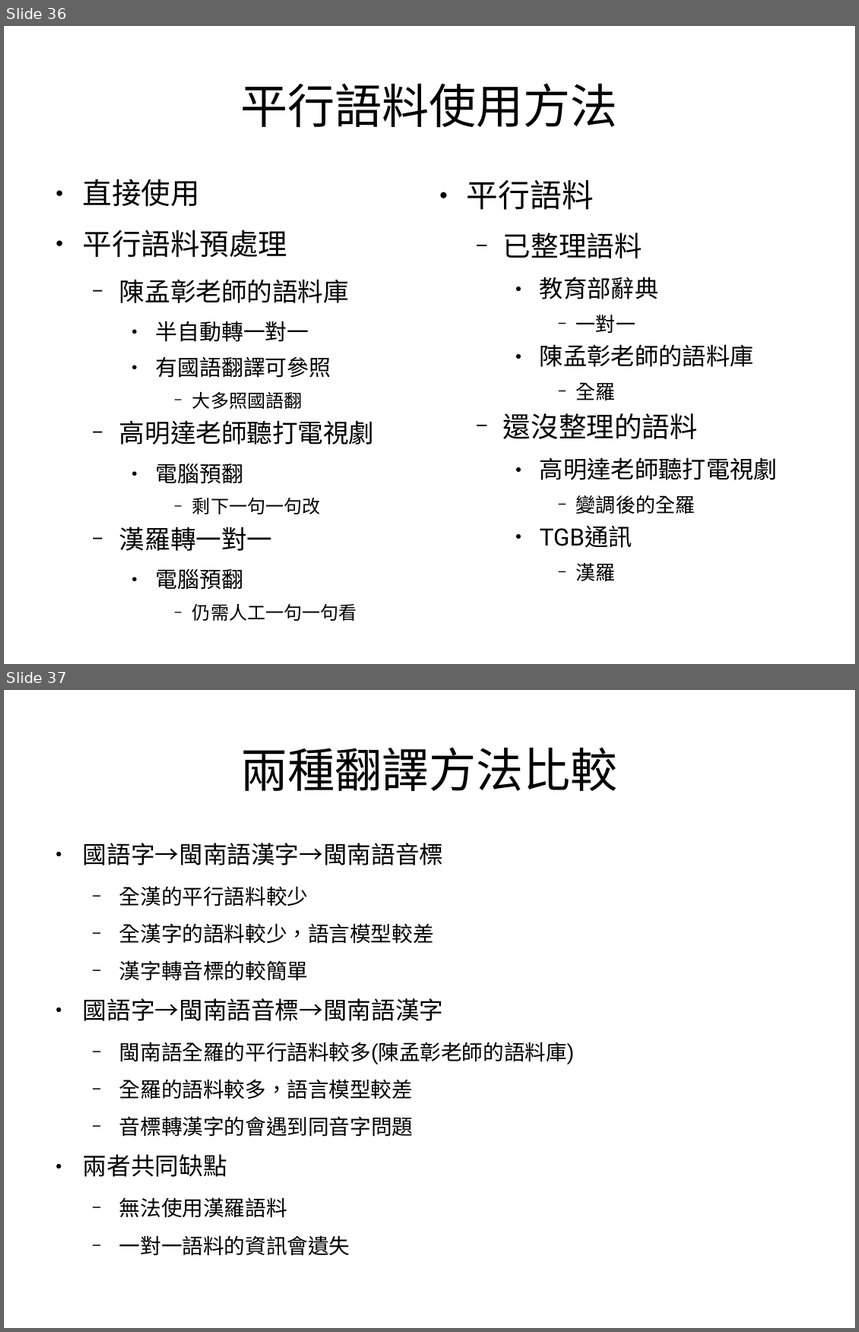
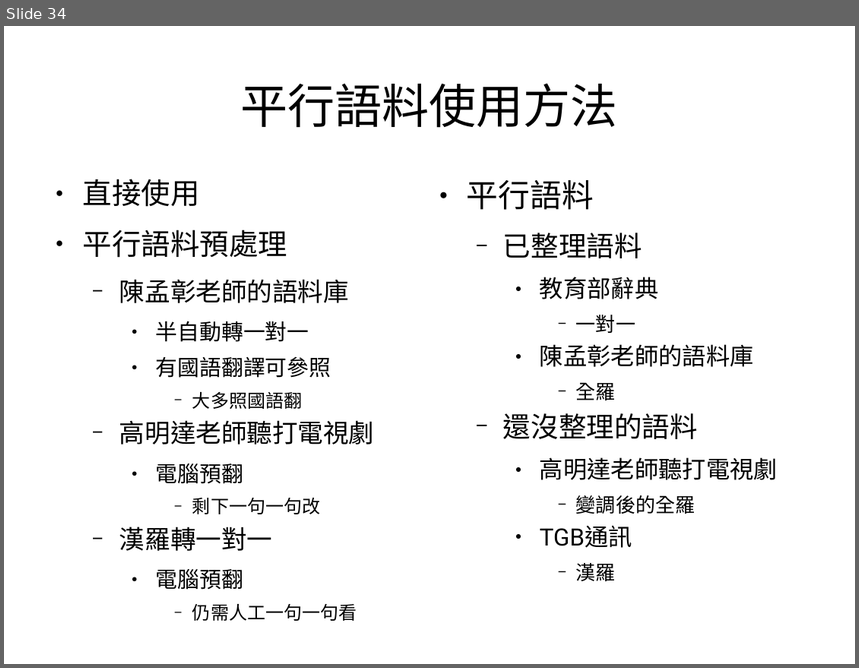
Before and after one commit to sih4sing5hong5/po3-ko3_tau5-iann2-phinn3, a slide deck: 翻譯報告.odp. Shown one above the other, each under a label of ours: slides 36 and 37 before the commit, slide 34 after it. The pictures are 859x1332 and 859x668 pixels, drawn with LibreOffice and Linux fonts; fonts in the diff are those of the drawing. Boxes give left, top, right and bottom in pixels: in the first picture for what was removed or moved away, otherwise in the second. Text is boxed around its words. In the diff, an @@ line names an element or a change of style, - is before the commit and + after.

```diff
--- a/翻譯報告.odp
+++ b/翻譯報告.odp
@@ slide 37 removed at (4,690,855,1328), background #FFFFFF @@
@@ title removed at (240,747,618,791) @@
-兩種翻譯方法比較
@@ text removed at (83,843,575,1256) @@
-● 國語字→閩南語漢字→閩南語音標
-  − 全漢的平行語料較少
-  − 全漢字的語料較少，語言模型較差
-  − 漢字轉音標的較簡單
-● 國語字→閩南語音標→閩南語漢字
-  − 閩南語全羅的平行語料較多(陳孟彰老師的語料庫)
-  − 全羅的語料較多，語言模型較差
-  − 音標轉漢字的會遇到同音字問題
-● 兩者共同缺點
-  − 無法使用漢羅語料
-  − 一對一語料的資訊會遺失
@@ what was slide 36 is now slide 34 @@
```
Also in this commit, not shown: 1 slide changed, 2 slides added, 2 other slides removed.
